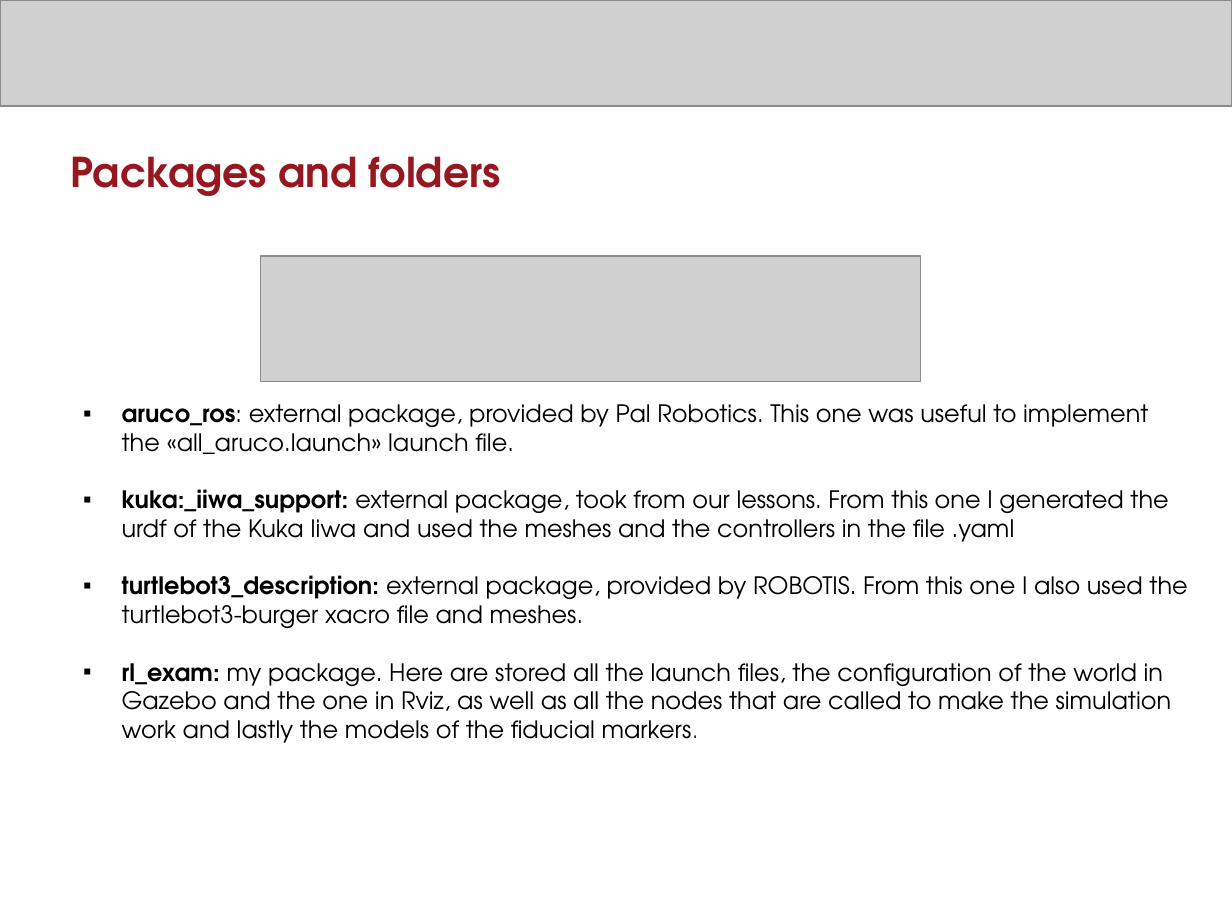
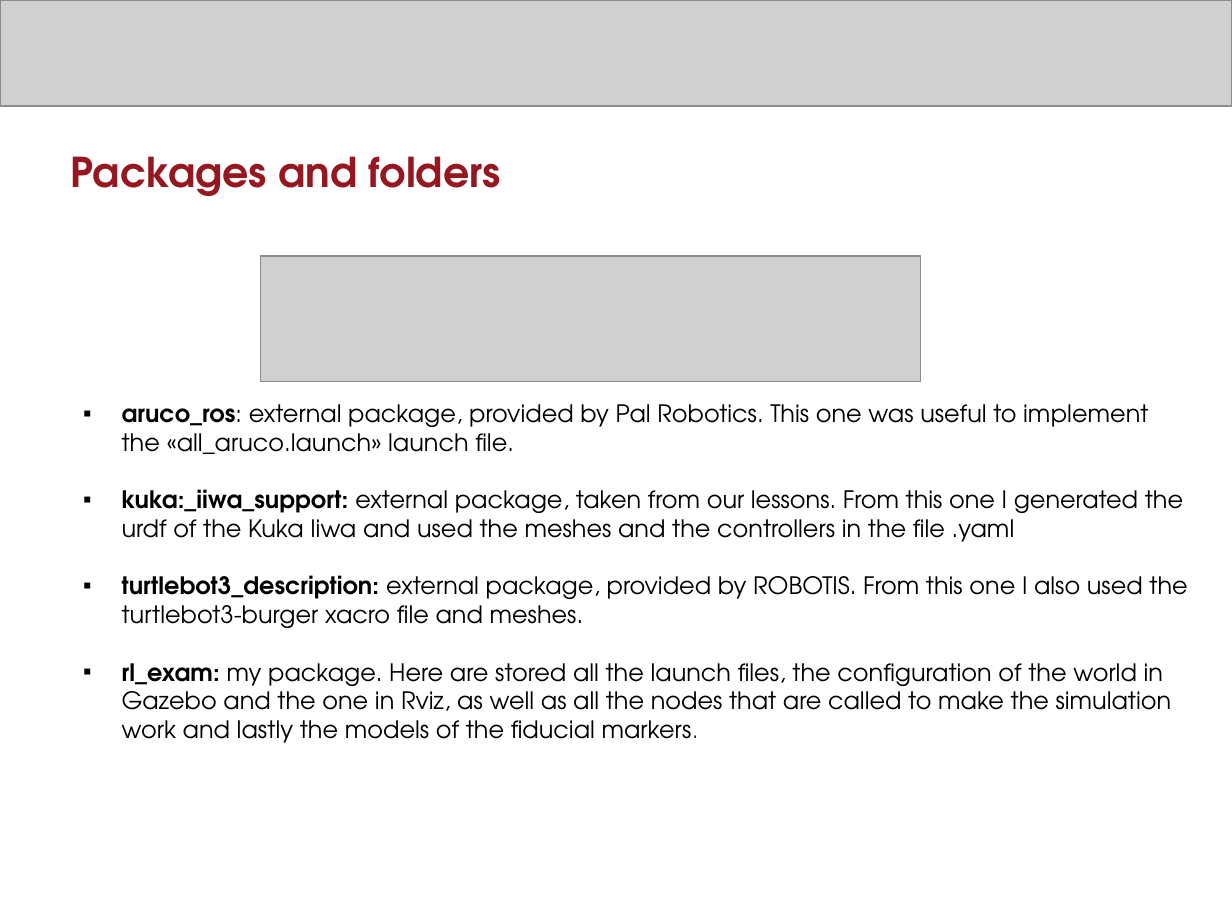
Before and after one commit to MartinaAnn/Navigation-and-Detection-Kuka-IIwa-Turtlebot-, a slide deck: slide 4 of Slide_Project.pptx. Drawn at 1232x924 pixels with LibreOffice and Linux fonts; fonts in the diff are those of the drawing; grey boxes stand for pictures. Boxes give left, top, right and bottom in pixels: in the first picture for what was removed or moved away, otherwise in the second. Text is boxed around its words. In the diff, an @@ line names an element or a change of style, - is before the commit and + after.

```diff
--- a/Slide_Project.pptx
+++ b/Slide_Project.pptx
@@ text at (122,489,1183,542): text changed @@
-▪ kuka:_iiwa_support: external package, took from our lessons. From this one I generated the urdf of the Kuka Iiwa and used the meshes and the controllers in the file .yaml
+▪ kuka:_iiwa_support: external package, taken from our lessons. From this one I generated the urdf of the Kuka Iiwa and used the meshes and the controllers in the file .yaml
```
Also in this commit, not shown: 3 other slides changed.
